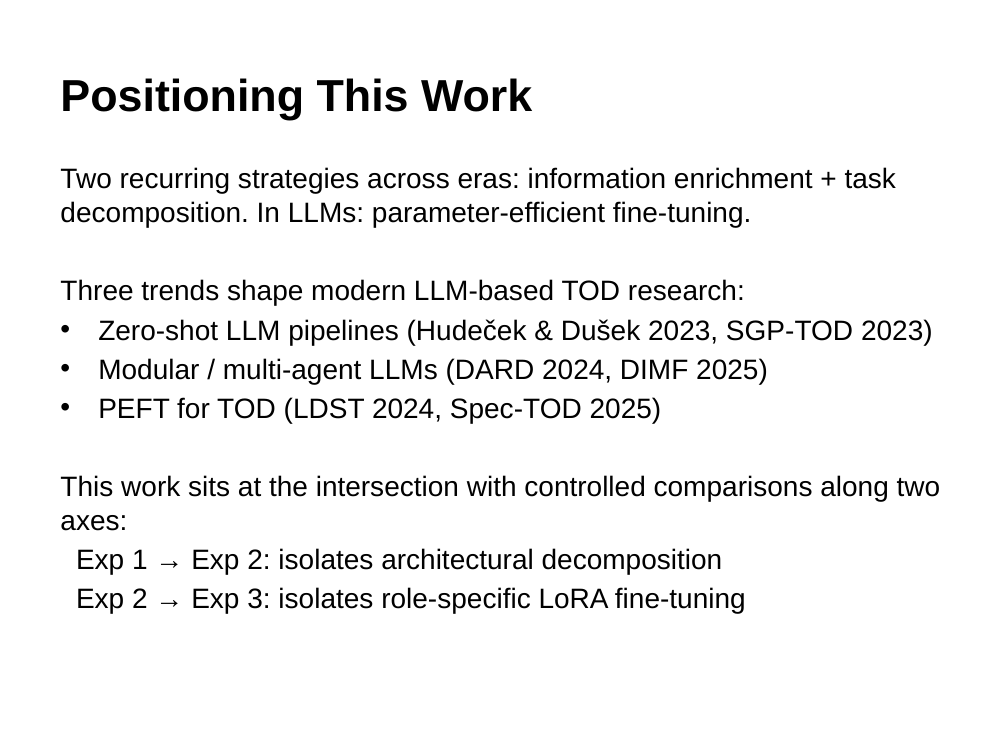
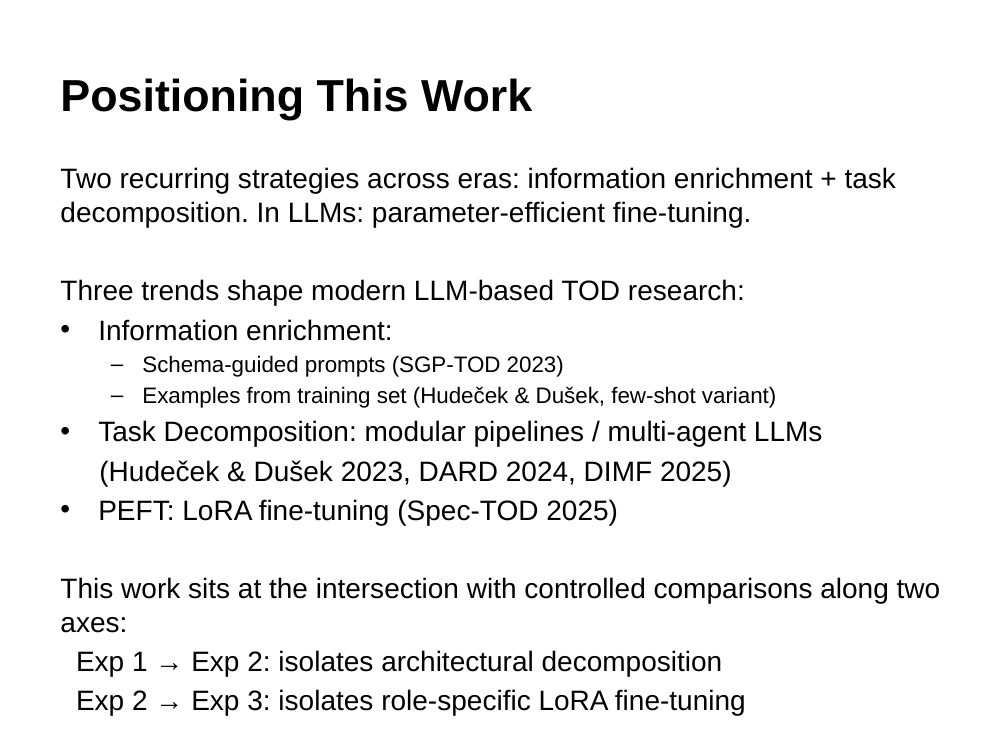
Before and after one commit to GiX007/mlp4cs, a slide deck: slide 5 of docs/presentation.pptx. Drawn at 1008x756 pixels with LibreOffice and Linux fonts; fonts in the diff are those of the drawing. Boxes give left, top, right and bottom in pixels: in the first picture for what was removed or moved away, otherwise in the second. Text is boxed around its words. In the diff, an @@ line names an element or a change of style, - is before the commit and + after.

```diff
--- a/docs/presentation.pptx
+++ b/docs/presentation.pptx
@@ text at [98, 319, 823, 525]: text changed @@
-• Zero-shot LLM pipelines (Hudeček & Dušek 2023, SGP-TOD 2023)
-• Modular / multi-agent LLMs (DARD 2024, DIMF 2025)
-• PEFT for TOD (LDST 2024, Spec-TOD 2025)
+• Information enrichment:
+  – Schema-guided prompts (SGP-TOD 2023)
+  – Examples from training set (Hudeček & Dušek, few-shot variant)
+• Task Decomposition: modular pipelines / multi-agent LLMs
+(Hudeček & Dušek 2023, DARD 2024, DIMF 2025)
+• PEFT: LoRA fine-tuning (Spec-TOD 2025)
```
Also in this commit, not shown: 9 other slides changed, 2 other files.
